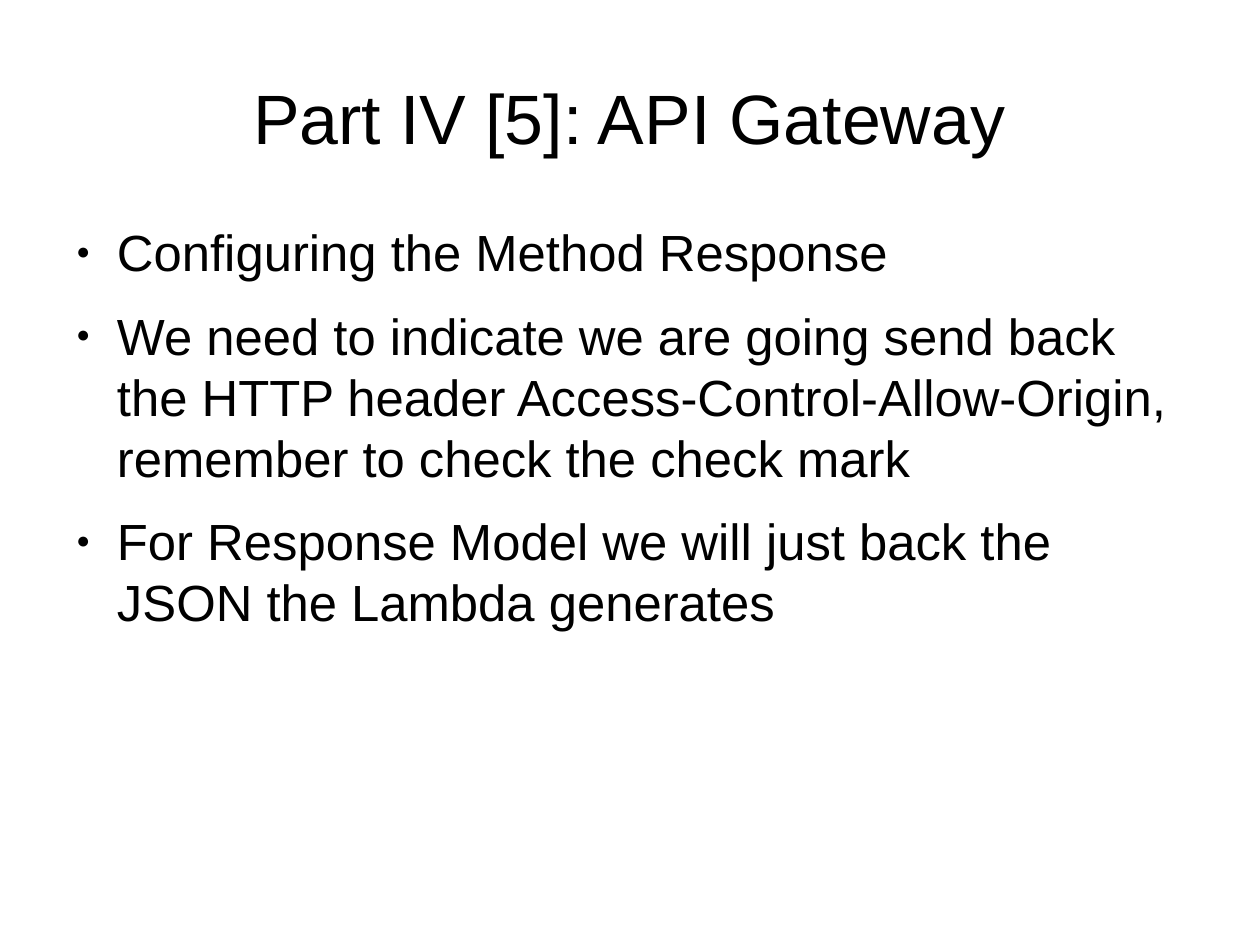
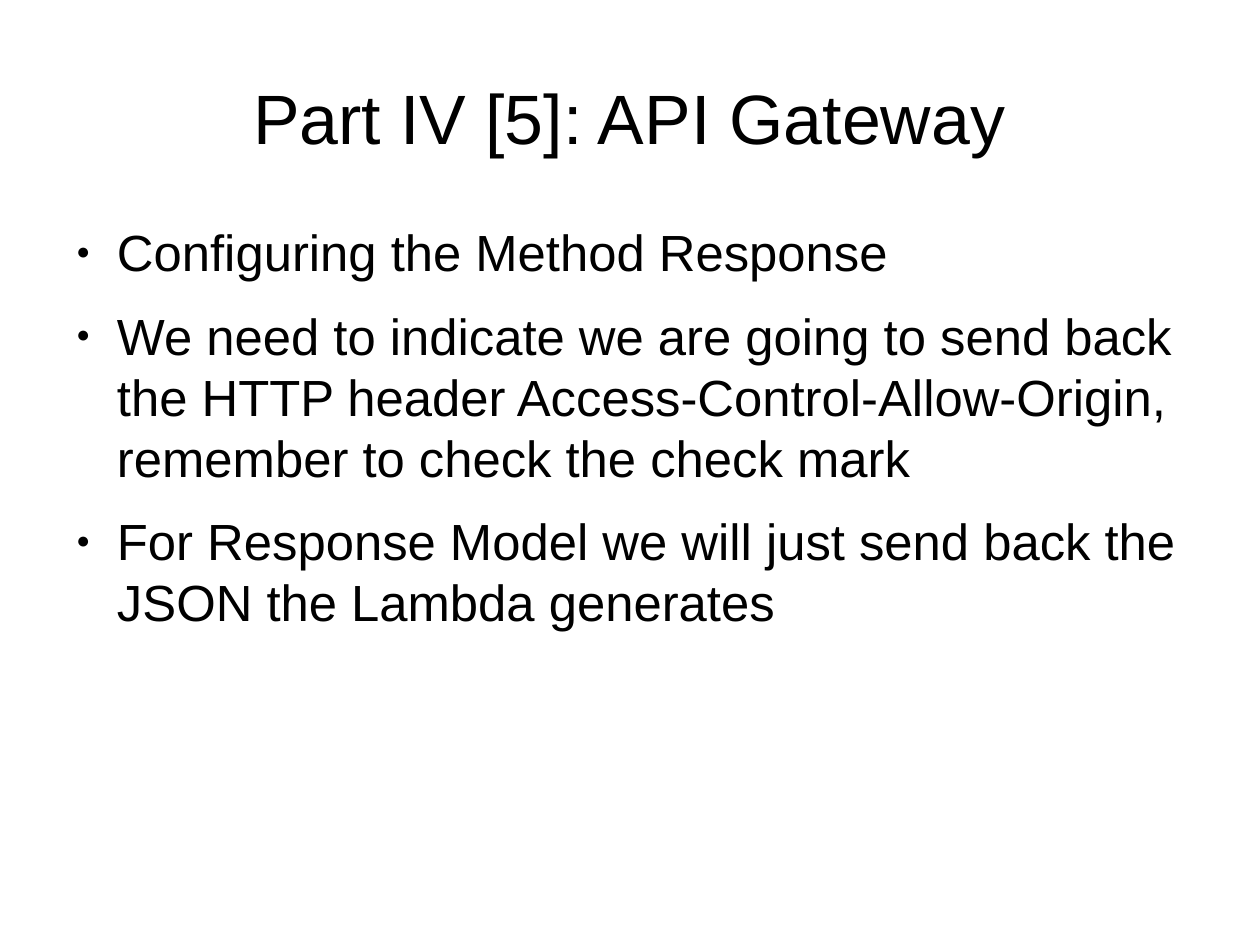
Before and after one commit to cmrsol/demo, a slide deck: slide 11 of api-gateway-how-to/API-GW_How-To.odp. Drawn at 1260x945 pixels with LibreOffice and Linux fonts; fonts in the diff are those of the drawing. Boxes give left, top, right and bottom in pixels: in the first picture for what was removed or moved away, otherwise in the second. Text is boxed around its words. In the diff, an @@ line names an element or a change of style, - is before the commit and + after.

```diff
--- a/api-gateway-how-to/API-GW_How-To.odp
+++ b/api-gateway-how-to/API-GW_How-To.odp
@@ text at [117,318,1176,632]: text changed @@
-● We need to indicate we are going send back the HTTP header Access-Control-Allow-Origin, remember to check the check mark
-● For Response Model we will just back the JSON the Lambda generates
+● We need to indicate we are going to send back the HTTP header Access-Control-Allow-Origin, remember to check the check mark
+● For Response Model we will just send back the JSON the Lambda generates
```
Also in this commit, not shown: 5 other slides changed, 1 other file.
